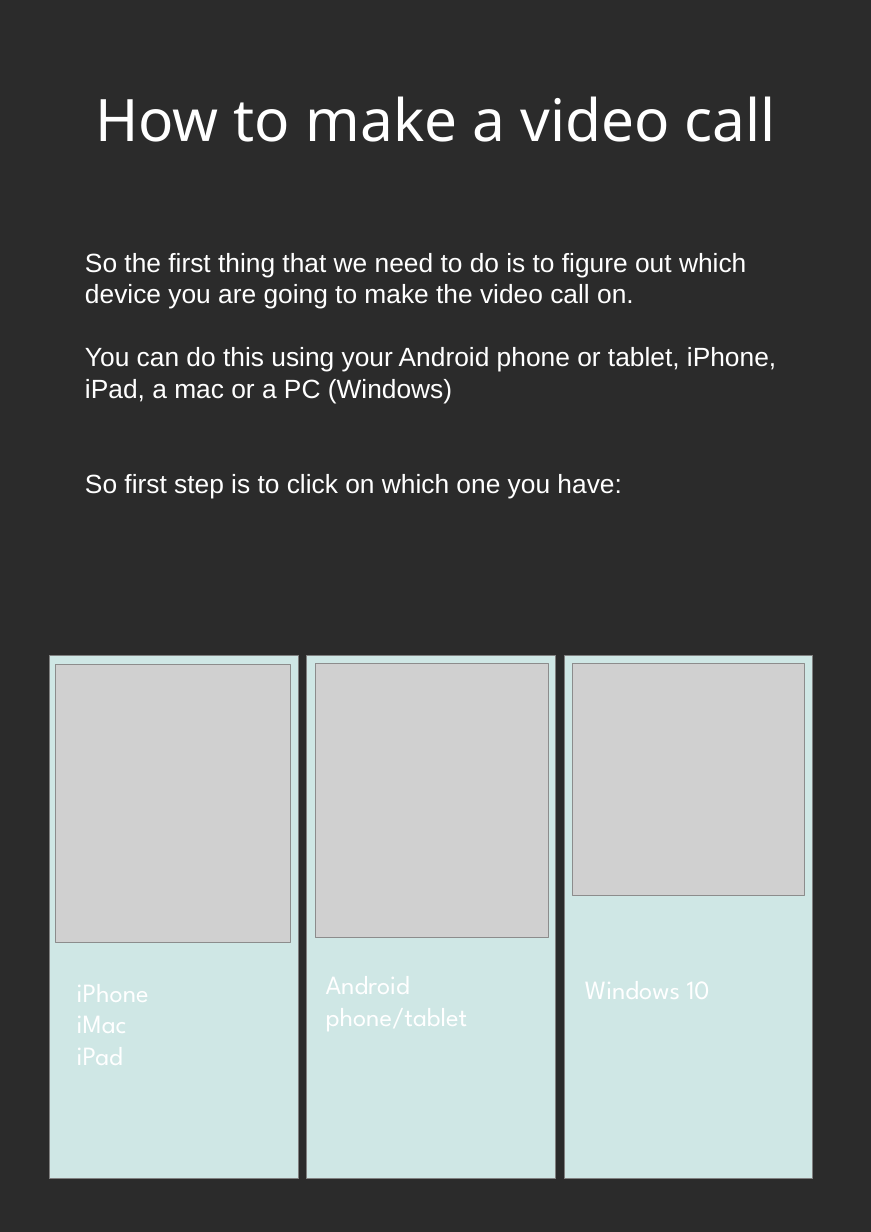
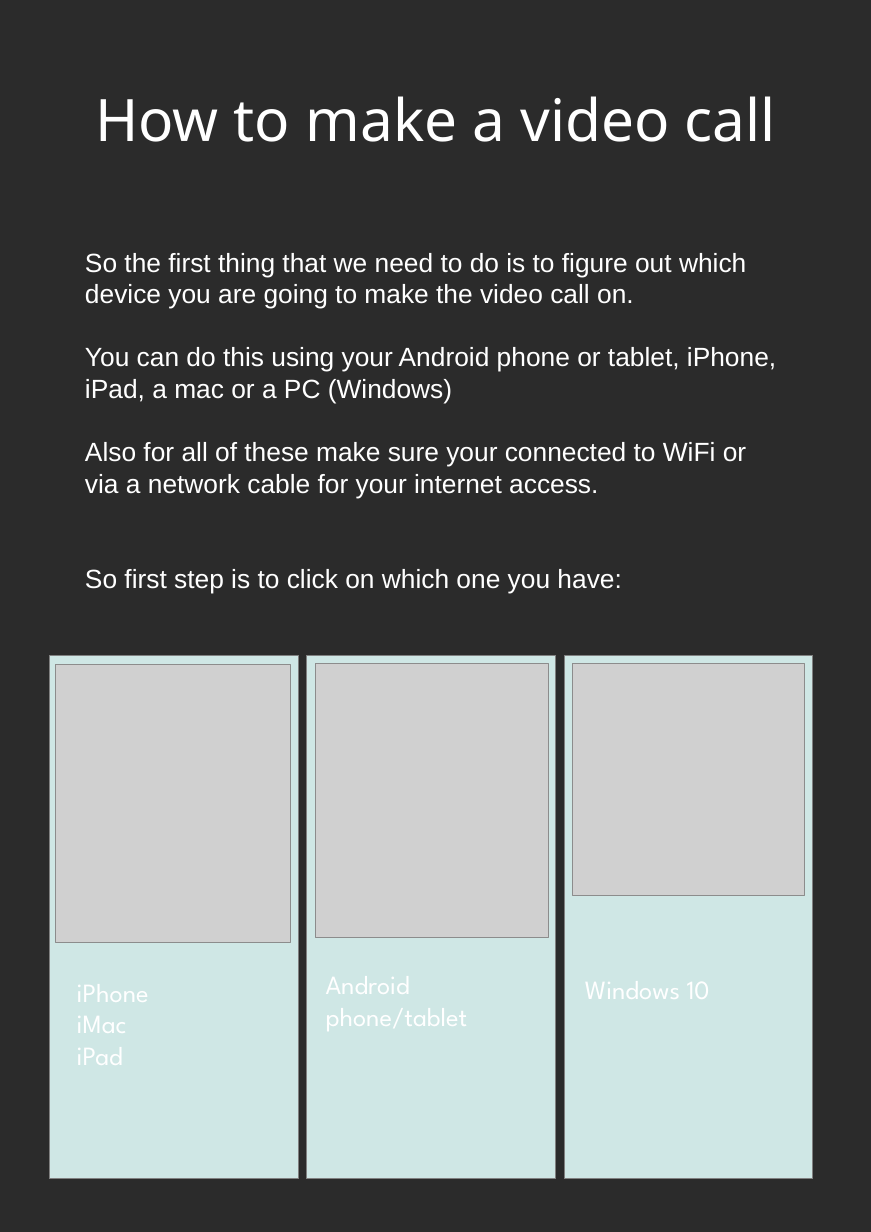
Before and after one commit to zen42/HowToMakeAVideoCall, a slide deck: slide 1 of HowToMakeAVideoCall.odp. Drawn at 871x1232 pixels with LibreOffice and Linux fonts; fonts in the diff are those of the drawing; grey boxes stand for pictures; background and template pictures are left out; a plain dark background stands for a picture behind light text. Boxes give left, top, right and bottom in pixels: in the first picture for what was removed or moved away, otherwise in the second. Text is boxed around its words. In the diff, an @@ line names an element or a change of style, - is before the commit and + after.

```diff
--- a/HowToMakeAVideoCall.odp
+++ b/HowToMakeAVideoCall.odp
@@ text at <box>85,442,746,499</box>: paragraph added @@
+Also for all of these make sure your connected to WiFi or via a network cable for your internet access.
```
Also in this commit, not shown: 3 other slides changed, 1 other file.
